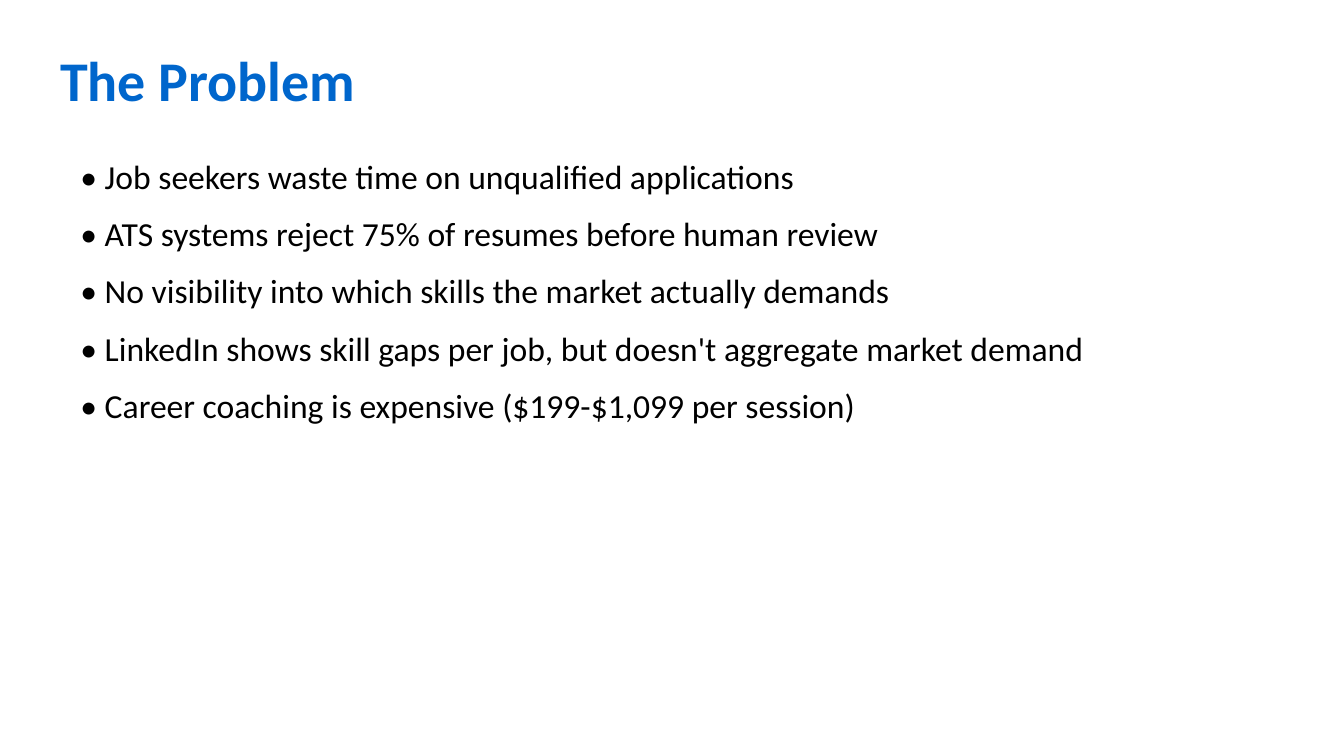
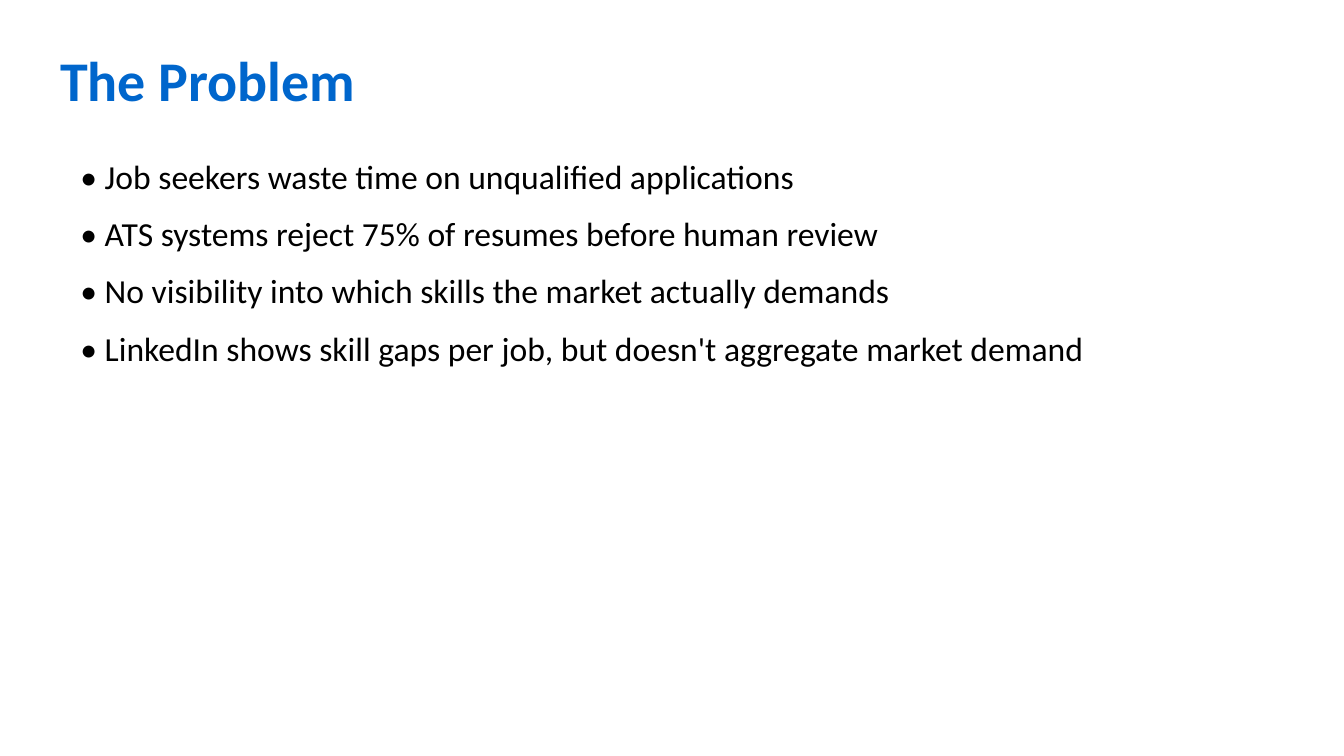
Before and after one commit to jerm71279/matchforge, a slide deck: slide 2 of business_plan/MatchForge_Presentation.pptx. Drawn at 1344x756 pixels with LibreOffice and Linux fonts; fonts in the diff are those of the drawing. Boxes give left, top, right and bottom in pixels: in the first picture for what was removed or moved away, otherwise in the second. Text is boxed around its words. In the diff, an @@ line names an element or a change of style, - is before the commit and + after.

```diff
--- a/business_plan/MatchForge_Presentation.pptx
+++ b/business_plan/MatchForge_Presentation.pptx
@@ text at box(105, 393, 854, 424): paragraph removed @@
-• Career coaching is expensive ($199-$1,099 per session)
```
Also in this commit, not shown: 4 other slides changed, 1 slide removed, 1 other file.
